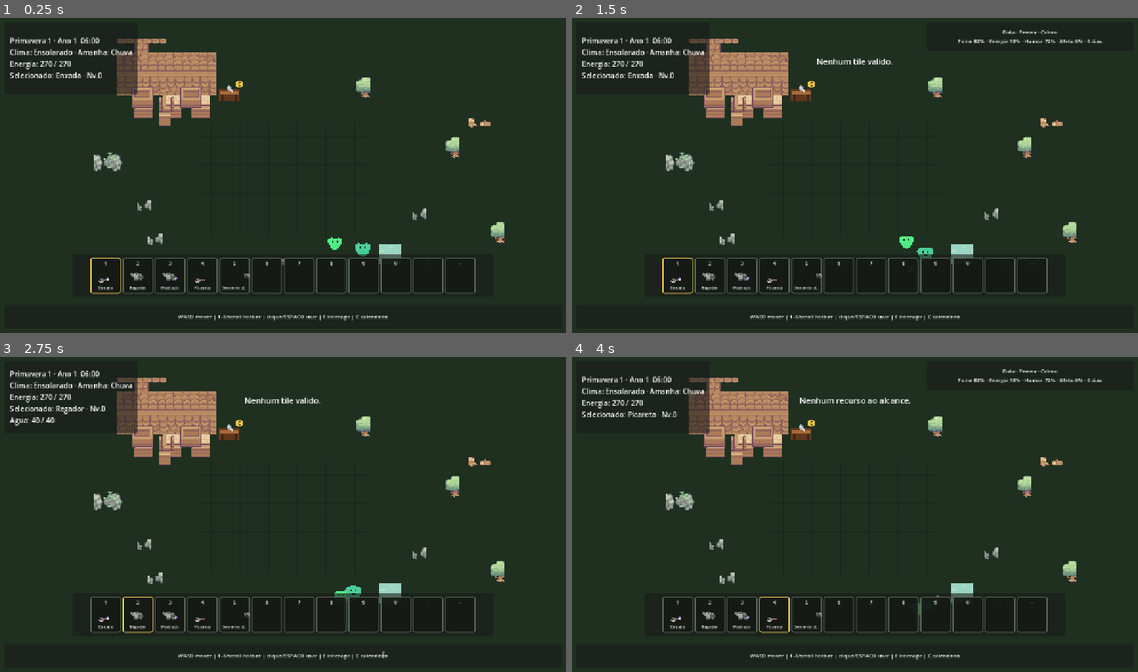
Above: before the commit, frames 1-4 (two rows, left to right).
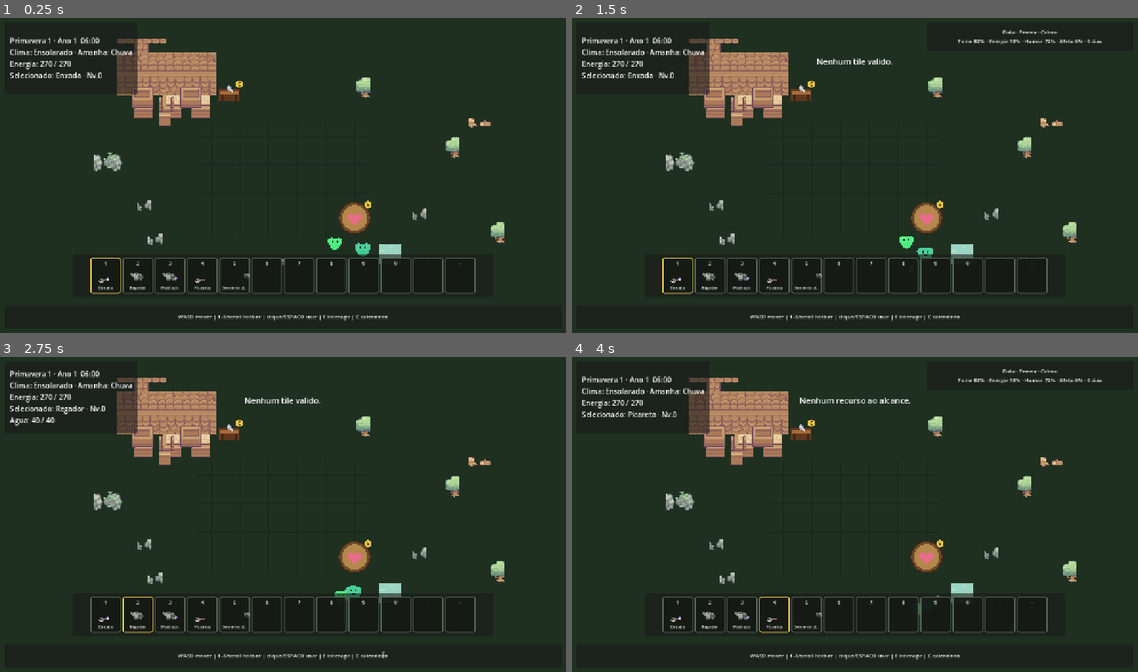
Above: after the commit, the same moments.

Repository: HelioConde/GameSlime
Game: Godot game, scene res://scenes/world/main.tscn
The game is run twice, just before and just after one commit, with the same random seed, the same clock (stepped at 60 frames per second) and the same inputs.
Inputs (mouse positions are in pixels of both pictures, inside the frame that each line leads up to):
- Up to frame 1 (0.25 s): no input
- Up to frame 2 (1.5 s): tap Enter at 0.5 s; move the mouse to (979, 159) at 0.52 s; hold D 0.53-1.28 s; tap E at 0.6 s; click (979, 159) at 0.67 s; tap Space at 0.77 s; move the mouse to (741, 191) at 1.27 s; hold S from 1.28 s (still down); tap 1 at 1.35 s
- Up to frame 3 (2.75 s): tap Space at 1.52 s; move the mouse to (339, 445) at 2.02 s; release S at 2.03 s; hold D from 2.03 s (still down); tap 2 at 2.1 s
- Up to frame 4 (4 s): tap Space at 2.75, 3.02, 3.77 s; move the mouse to (826, 577) at 2.77 s; release D at 2.78 s; hold W 2.78-3.53 s; tap 3 at 2.85 s; click (826, 577) at 2.92 s; move the mouse to (1024, 561) at 3.52 s; hold A from 3.53 s (still down); tap 4 at 3.6 s

The runs differ from the first frame. In frame 1, 0.5% of the frame differs, in the area x 59-66%, y 57-69%; in frame 2, 0.5%; in frame 3, 0.5%; in frame 4, 0.5%.

Commit message:
feat: place slime breeding nest

Diff:
--- a/scenes/world/main.tscn
+++ b/scenes/world/main.tscn
@@ -14,6 +14,7 @@
 [ext_resource type="PackedScene" path="res://scenes/world/large_stump.tscn" id="12_stump"]
 [ext_resource type="PackedScene" path="res://scenes/world/large_boulder.tscn" id="13_boulder"]
 [ext_resource type="PackedScene" path="res://scenes/slimes/slime_creature.tscn" id="14_slime"]
+[ext_resource type="PackedScene" path="res://scenes/slimes/slime_breeding_nest.tscn" id="15_nest"]
 
 [node name="Main" type="Node2D"]
 texture_filter = 1
@@ -59,6 +60,9 @@
 [node name="LargeBoulderGate" parent="." instance=ExtResource("13_boulder")]
 position = Vector2(250, 330)
 
+[node name="SlimeBreedingNest" parent="." instance=ExtResource("15_nest")]
+position = Vector2(800, 455)
+
 [node name="GreenSlimeA" parent="." instance=ExtResource("14_slime")]
 position = Vector2(760, 520)
 display_name = "Broto"
Not shown: 1 places in scenes/world/main.tscn that only renumber resources
